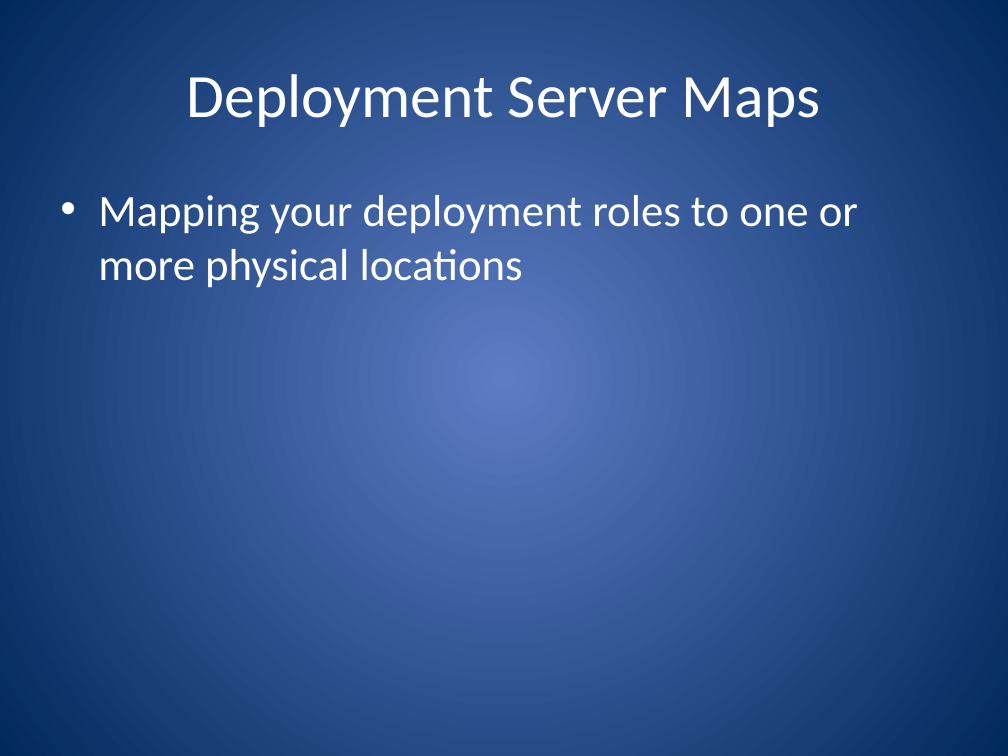
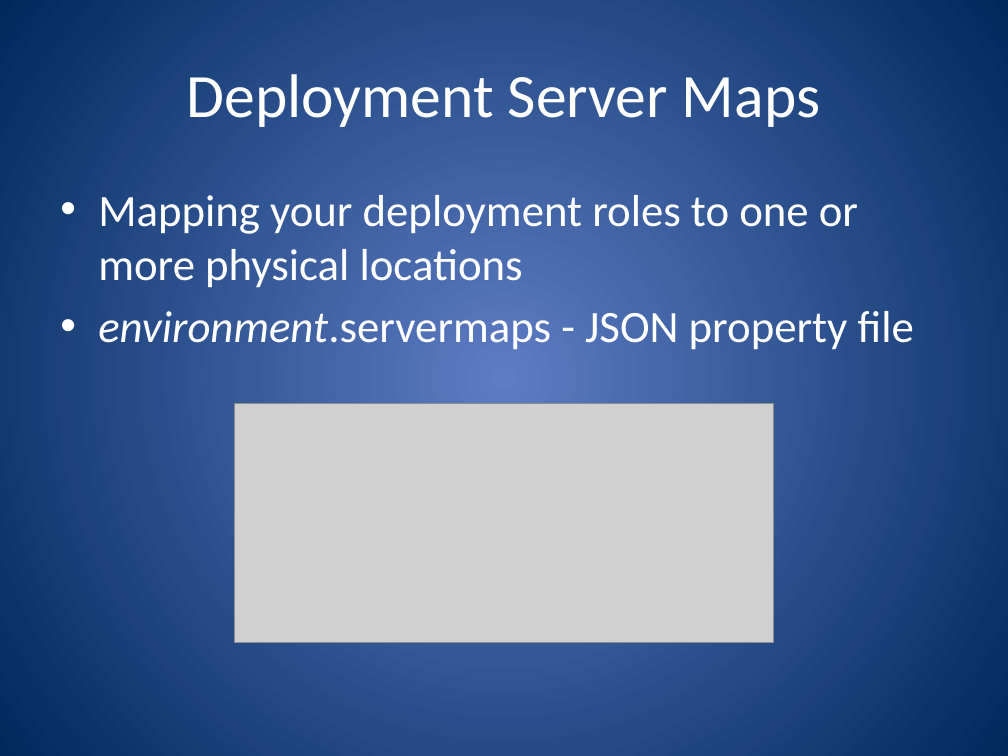
Before and after one commit to ferventcoder/presentations, a slide deck: slide 22 of dotNet/dropkick/DropkicK.pptx (slide 25 before the commit). Drawn at 1008x756 pixels with LibreOffice and Linux fonts; fonts in the diff are those of the drawing; grey boxes stand for pictures. Boxes give left, top, right and bottom in pixels: in the first picture for what was removed or moved away, otherwise in the second. Text is boxed around its words. In the diff, an @@ line names an element or a change of style, - is before the commit and + after.

Commit message:
prepping source for presentation - minus deployment

```diff
--- a/dotNet/dropkick/DropkicK.pptx
+++ b/dotNet/dropkick/DropkicK.pptx
@@ text at (98,305,914,354): paragraph added @@
+• environment.servermaps - JSON property file
@@ picture added at (234,403,773,643) @@
```
Also in this commit, not shown: 4 other slides changed, 2 slides added, 1 slide removed, 12 other files.
